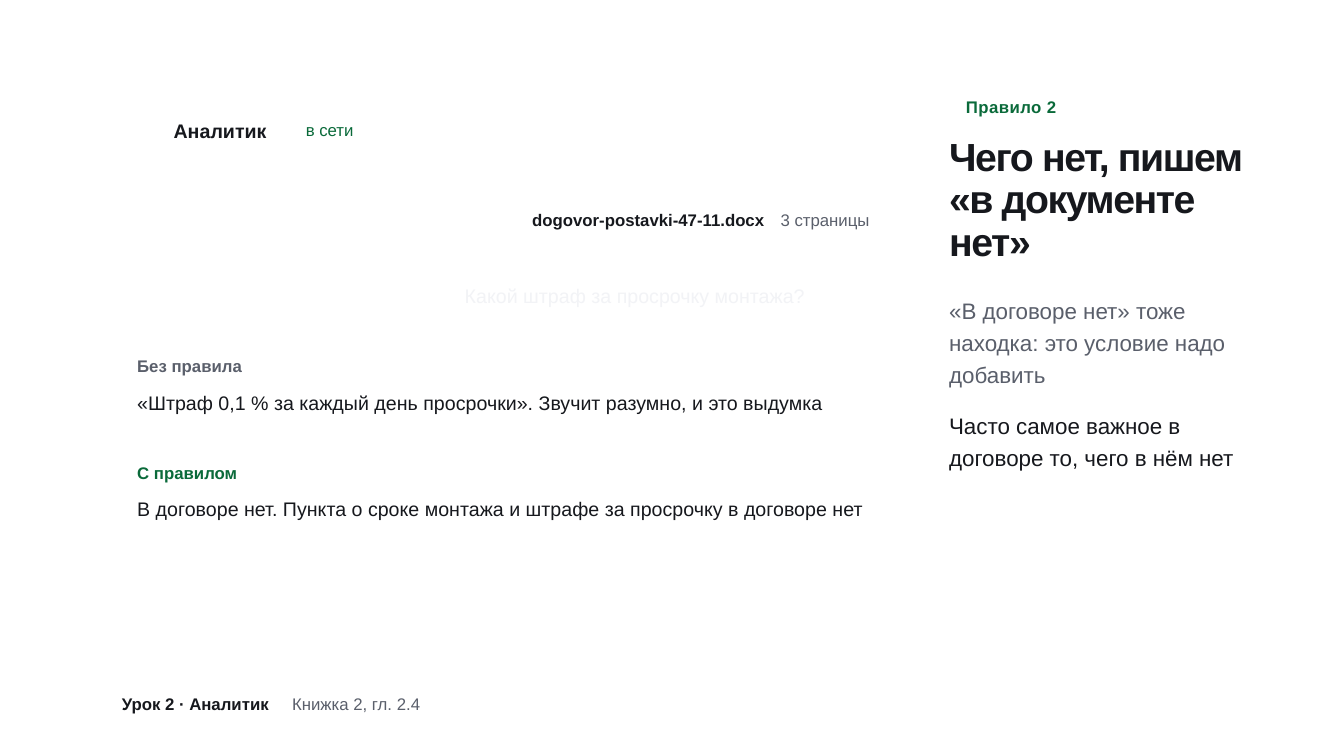
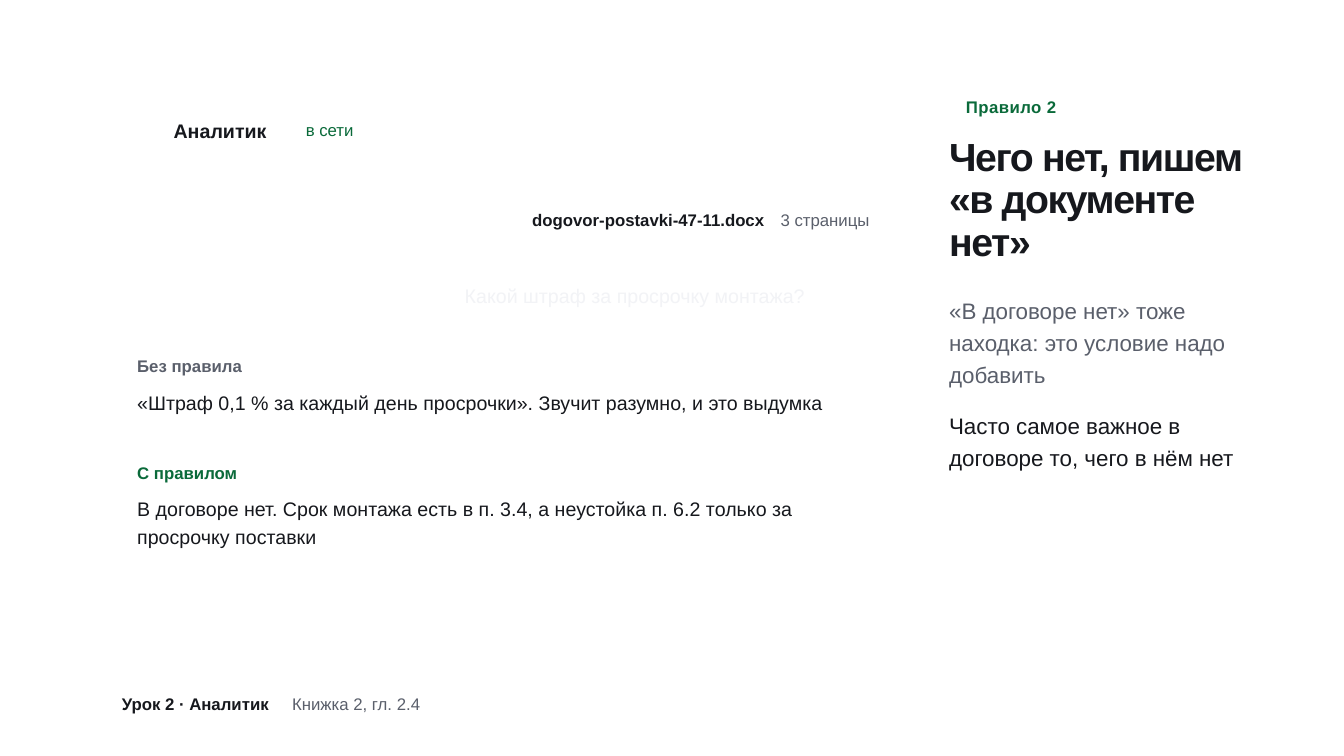
Before and after one commit to dargreeny17-hue/Test, a slide deck: slide 19 of ai-course/lesson-2/lesson-2-slides.pptx. Drawn at 1344x756 pixels with LibreOffice and Linux fonts; fonts in the diff are those of the drawing; background and template pictures are left out. Boxes give left, top, right and bottom in pixels: in the first picture for what was removed or moved away, otherwise in the second. Text is boxed around its words. In the diff, an @@ line names an element or a change of style, - is before the commit and + after.

```diff
--- a/ai-course/lesson-2/lesson-2-slides.pptx
+++ b/ai-course/lesson-2/lesson-2-slides.pptx
@@ text at bbox=[137, 501, 792, 548]: text changed @@
-В договоре нет. Пункта о сроке монтажа и штрафе за просрочку в договоре нет
+В договоре нет. Срок монтажа есть в п. 3.4, а неустойка п. 6.2 только за просрочку поставки
```
Also in this commit, not shown: 3 other slides changed, 18 other files.
